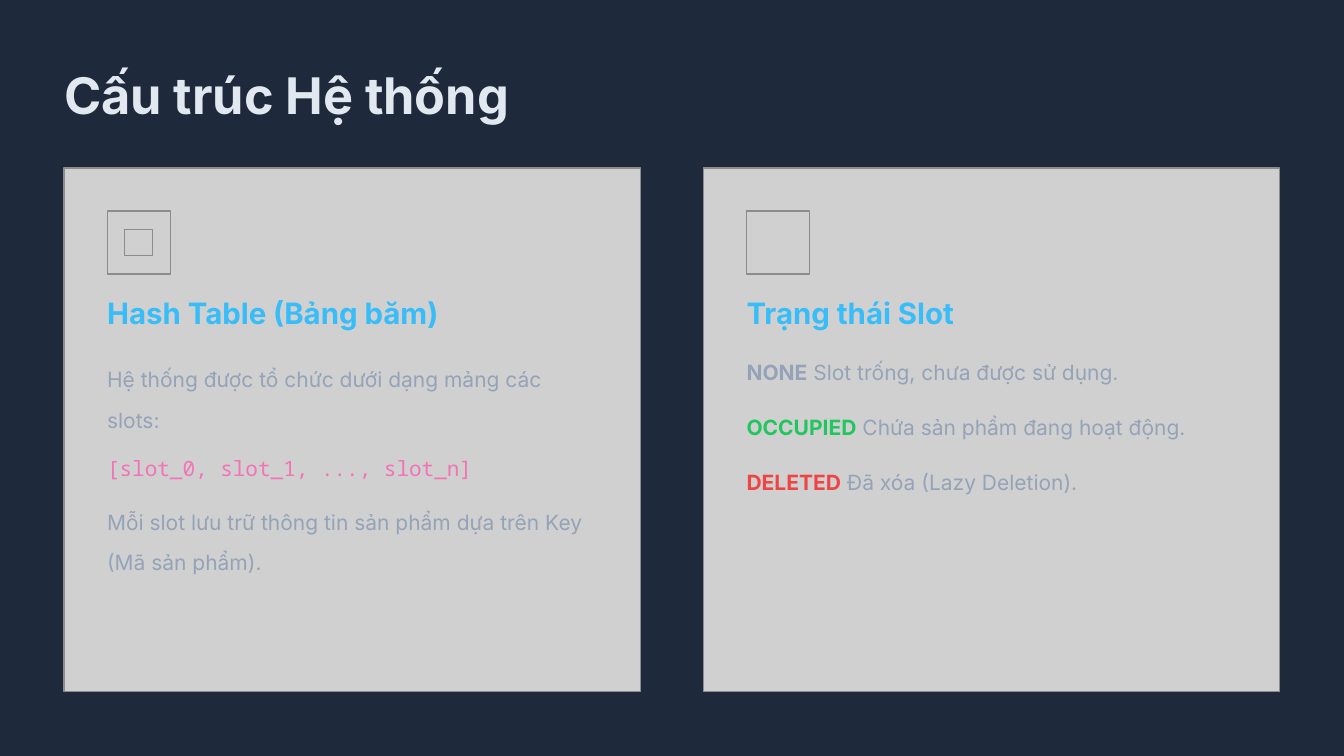
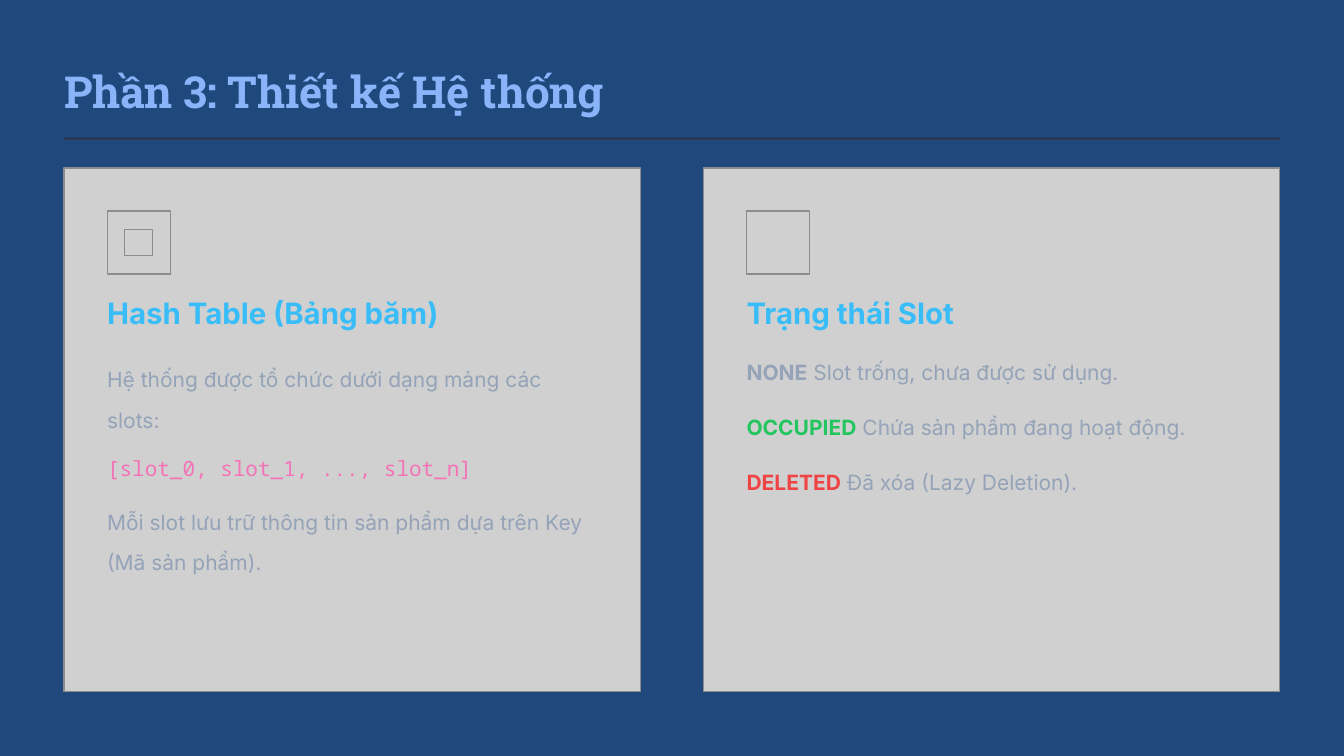
Before and after one commit to benx3/double-hash-demo, a slide deck: slide 7 of docs/Double Hashing Presentation.pptx (slide 2 before the commit). Drawn at 1344x756 pixels with LibreOffice and Linux fonts; fonts in the diff are those of the drawing; grey boxes stand for pictures; background and template pictures are left out. Boxes give left, top, right and bottom in pixels: in the first picture for what was removed or moved away, otherwise in the second. Text is boxed around its words. In the diff, an @@ line names an element or a change of style, - is before the commit and + after.

```diff
--- a/docs/Double Hashing Presentation.pptx
+++ b/docs/Double Hashing Presentation.pptx
@@ background #1E293B to #1F497D @@
@@ text at bbox=[64, 72, 603, 118]: text changed; size 36 to 31.5 pt; font Inter to Roboto Slab; text colour #E2E8F0 to #89B4FA @@
-Cấu trúc Hệ thống
+Phần 3: Thiết kế Hệ thống
@@ rectangle added at bbox=[65, 137, 1280, 139], fill #313244 @@
```
Also in this commit, not shown: 7 other slides changed, 7 slides added, 2 slides removed, 3 other files.
